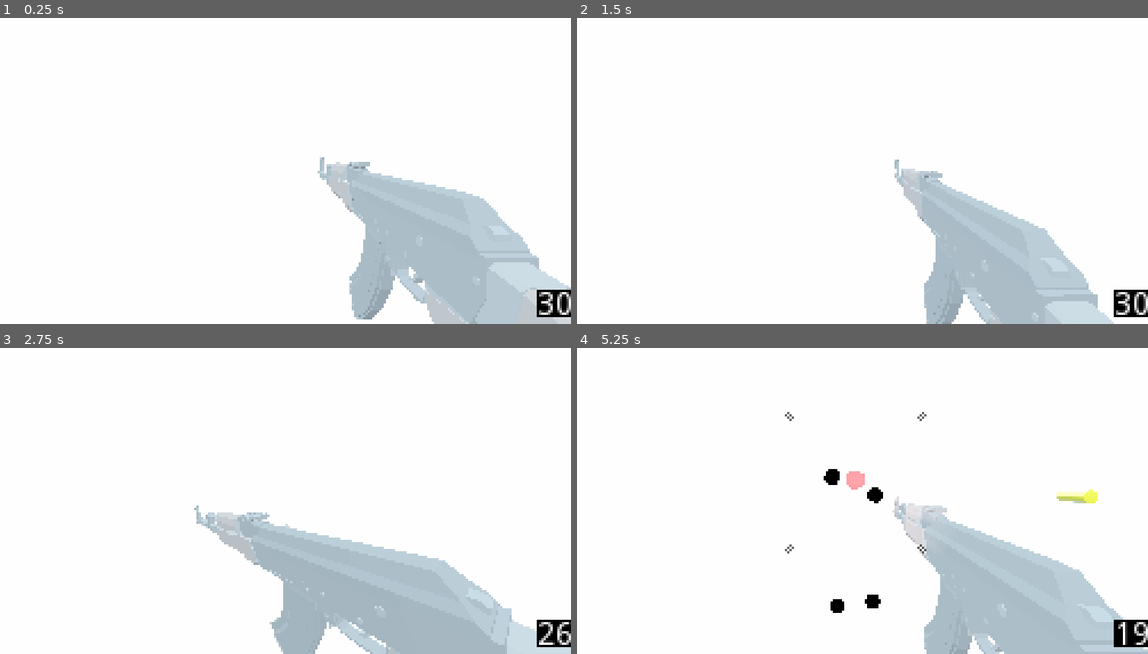
Above: before the commit, frames 1-4 (two rows, left to right).
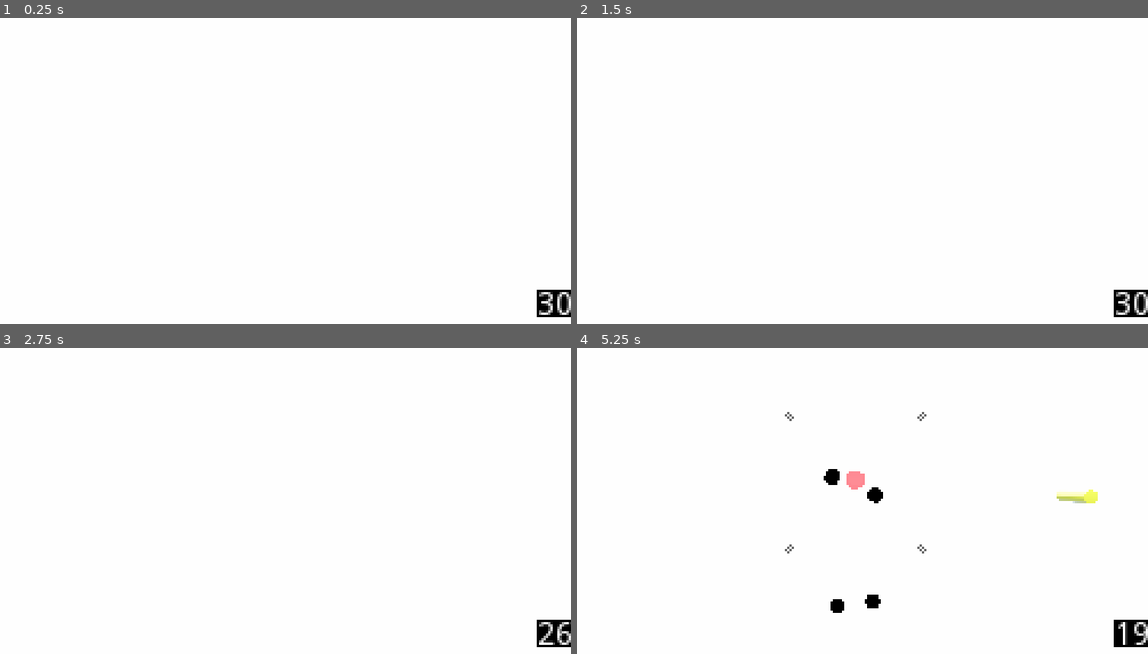
Above: after the commit, the same moments.

Repository: xypine/Godot-SDF
Game: Godot game, scene res://Spatial.tscn
The game is run twice, just before and just after one commit, with the same random seed, the same clock (stepped at 60 frames per second) and the same inputs.
Inputs (mouse positions are in pixels of both pictures, inside the frame that each line leads up to):
- Up to frame 1 (0.25 s): no input
- Up to frame 2 (1.5 s): tap Enter at 0.5 s; move the mouse to (885, 152) at 0.52 s; press the mouse at (885, 152) at 0.53 s; hold W from 0.53 s (still down); tap Space at 0.77 s; move the mouse to (828, 152) at 1.27 s; release the mouse at (828, 152) at 1.28 s; tap Z at 1.35 s
- Up to frame 3 (2.75 s): keep holding W; tap Space at 1.52 s; move the mouse to (291, 476) at 2.02 s; hold Shift from 2.03 s (still down)
- Up to frame 4 (5.25 s): keep holding W; move the mouse to (851, 488) at 2.77 s; release Shift at 2.78 s; tap Q at 2.85 s; click (851, 488) at 2.92 s; tap Space at 3.02, 3.77, 4.52 s; move the mouse to (896, 485) at 3.52 s; hold Ctrl 3.53-4.28 s; move the mouse to (811, 479) at 4.27 s; tap C at 4.35 s; move the mouse to (862, 482) at 5.02 s; hold F from 5.03 s (still down); click (862, 482) at 5.17 s

The runs differ from the first frame. In frame 1, 13% of the frame differs, in the area x 55-100%, y 45-100%; in frame 2, 10%; in frame 3, 15%, in the area x 34-100%, y 51-100%; in frame 4, 12%.

Commit message:
new screenshot

Diff:
--- a/Spatial.tscn
+++ b/Spatial.tscn
@@ -23,7 +23,7 @@
 shader_param/s4 = Vector3( 0.372661, 0.436689, -4.53549 )
 shader_param/s4s = 0.0
 shader_param/s4b = true
-shader_param/b1 = Vector3( 0, 0.0551276, 0 )
+shader_param/b1 = Vector3( 0, -0.194232, 0 )
 shader_param/b1s = 28.0
 shader_param/b1b = true
 shader_param/b2 = Vector3( 0, 6.50641, 0 )
@@ -60,7 +60,7 @@
 visible = false
 
 [node name="CSGBox3" type="CSGBox" parent="CSGBox/Boxes"]
-transform = Transform( 28, 0, 0, 0, 28, 0, 0, 0, 28, 0, 0.0551276, 0 )
+transform = Transform( 28, 0, 0, 0, 28, 0, 0, 0, 28, 0, -0.194232, 0 )
 use_collision = true
 width = 1.0
 height = 1.0
@@ -77,6 +77,7 @@
 
 [node name="Player" parent="CSGBox" instance=ExtResource( 3 )]
 transform = Transform( -1, 0, -8.74228e-08, 0, 1, 0, 8.74228e-08, 0, -1, -4.40899, 0.936689, -5.60859 )
+visible = false
 
 [node name="Spheres" type="Spatial" parent="CSGBox"]
 visible = false
Binary file added: promo/gnome-shell-screenshot-Z26A20.png
Not shown, added: promo/gnome-shell-screenshot-Z26A20.png.import
